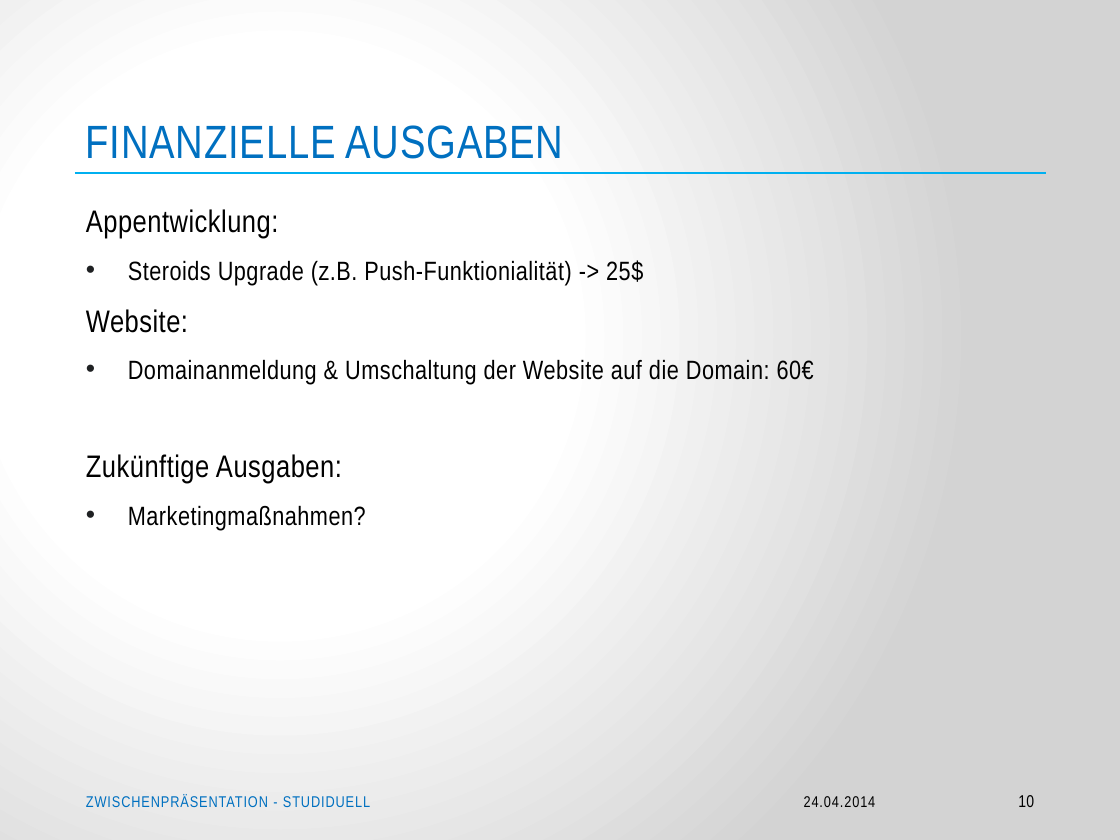
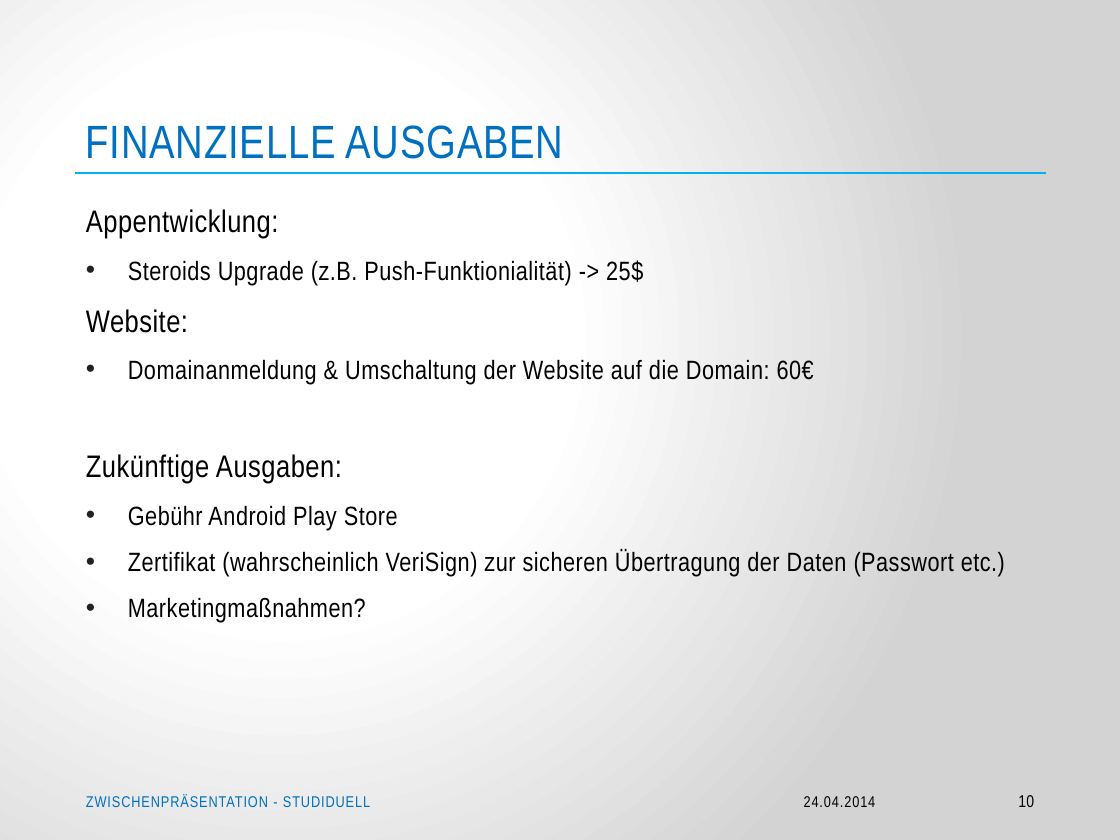
Before and after one commit to Jessi93/Quizduell, a slide deck: slide 10 of Documents/Zwischenpräsentation/Zwischenpräsentation – Projekt Studiduell.pptx. Drawn at 1120x840 pixels with LibreOffice and Linux fonts; fonts in the diff are those of the drawing; background and template pictures are left out. Boxes give left, top, right and bottom in pixels: in the first picture for what was removed or moved away, otherwise in the second. Text is boxed around its words. In the diff, an @@ line names an element or a change of style, - is before the commit and + after.

```diff
--- a/Documents/Zwischenpräsentation/Zwischenpräsentation – Projekt Studiduell.pptx
+++ b/Documents/Zwischenpräsentation/Zwischenpräsentation – Projekt Studiduell.pptx
@@ text at bbox=[128, 505, 1005, 576]: paragraphs added @@
+• Gebühr Android Play Store
+• Zertifikat (wahrscheinlich VeriSign) zur sicheren Übertragung der Daten (Passwort etc.)
```
Also in this commit, not shown: 2 other slides changed.
